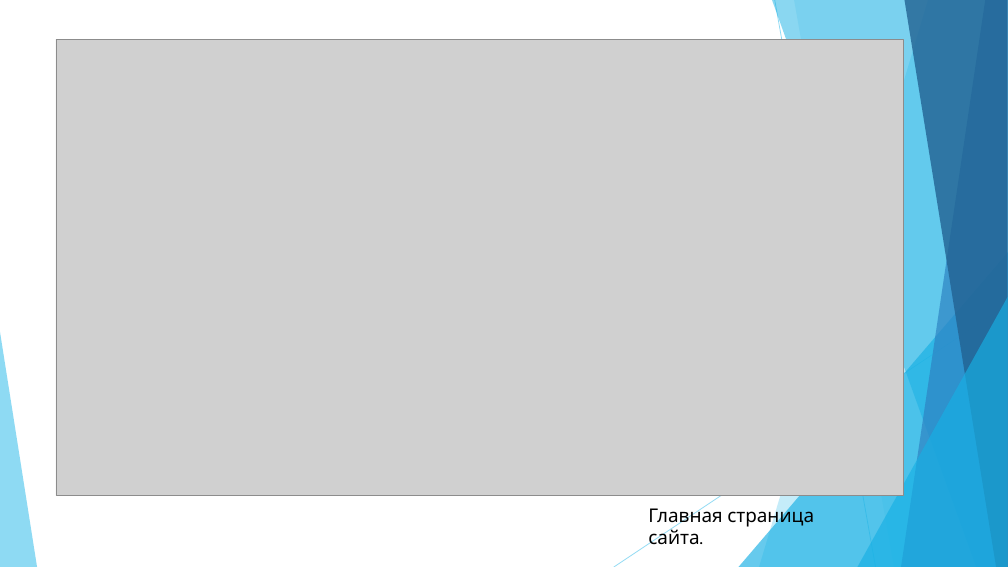
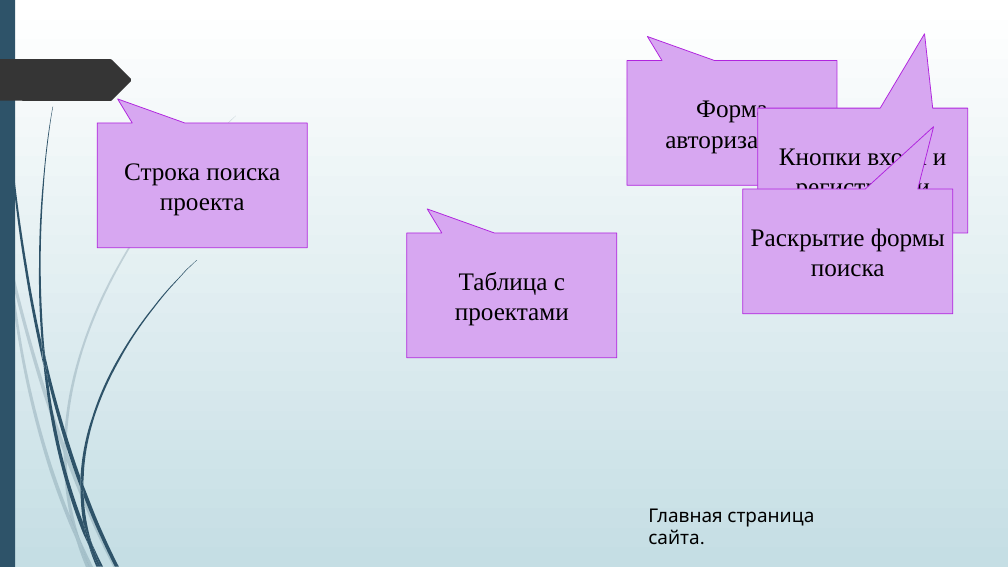
Before and after one commit to WildeG/ADOP, a slide deck: slide 9 of Павлов.pptx (slide 10 before the commit). Drawn at 1008x567 pixels with LibreOffice and Linux fonts; fonts in the diff are those of the drawing; grey boxes stand for pictures; background and template pictures are left out. Boxes give left, top, right and bottom in pixels: in the first picture for what was removed or moved away, otherwise in the second. Text is boxed around its words. In the diff, an @@ line names an element or a change of style, - is before the commit and + after.

```diff
--- a/Павлов.pptx
+++ b/Павлов.pptx
@@ background #FFFFFF to picture (left out) @@
@@ rectangle added at (x1=0, y1=0, x2=15, y2=567), fill #2E5369 @@
@@ freeform shape added at (x1=0, y1=59, x2=132, y2=101), fill #353535 @@
@@ picture removed at (x1=56, y1=39, x2=904, y2=496) @@
@@ speech box added at (x1=627, y1=60, x2=837, y2=185), fill #D7A7F2, outline #B125DF 0.75 pt, 24 pt, text #000000 @@
+Форма авторизации
@@ speech box added at (x1=758, y1=108, x2=968, y2=233), fill #D7A7F2, outline #B125DF 0.75 pt, 24 pt, text #000000 @@
+Кнопки входа и регистрации
@@ speech box added at (x1=98, y1=123, x2=308, y2=248), fill #D7A7F2, outline #B125DF 0.75 pt, 24 pt, text #000000 @@
+Строка поиска проекта
@@ speech box added at (x1=743, y1=189, x2=954, y2=314), fill #D7A7F2, outline #B125DF 0.75 pt, 24 pt, text #000000 @@
+Раскрытие формы поиска
@@ speech box added at (x1=407, y1=233, x2=617, y2=358), fill #D7A7F2, outline #B125DF 0.75 pt, 24 pt, text #000000 @@
+Таблица с проектами
@@ group removed at (x1=0, y1=0, x2=1008, y2=567): 5 freeform shapes, 3 triangles, 2 lines @@
@@ text "Главная страница сайта." at (x1=648, y1=508, x2=814, y2=544): font Karla to League Spartan @@
@@ group added at (x1=0, y1=116, x2=236, y2=567): 10 freeform shapes @@
@@ group added at (x1=2, y1=0, x2=197, y2=567): 12 freeform shapes @@
```
Also in this commit, not shown: 7 other slides changed, 6 slides added, 6 slides removed, 7 other files.
